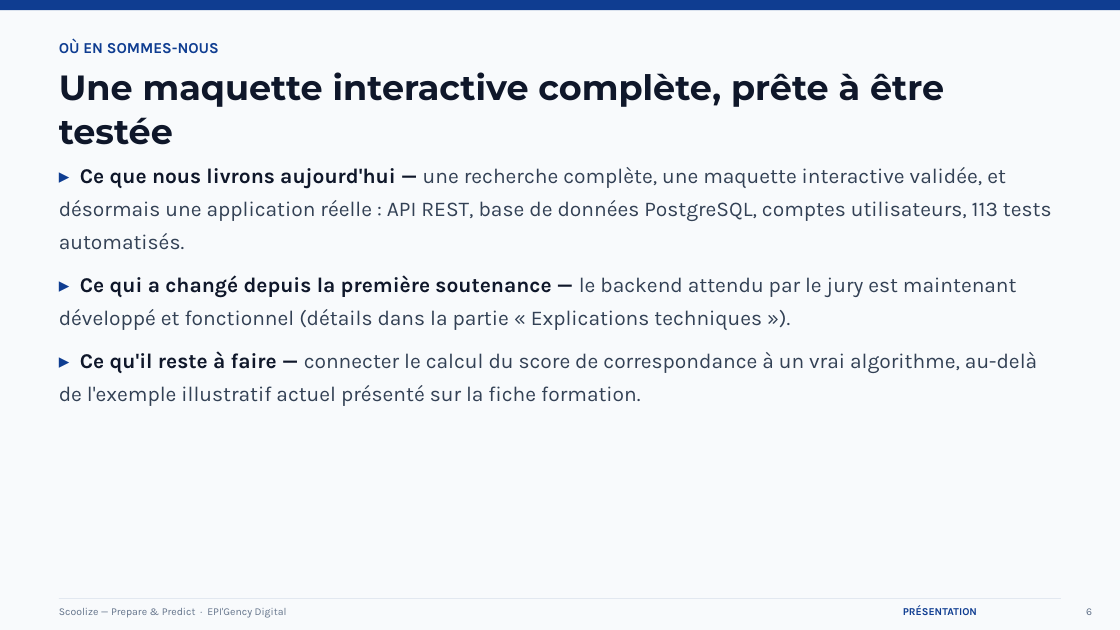
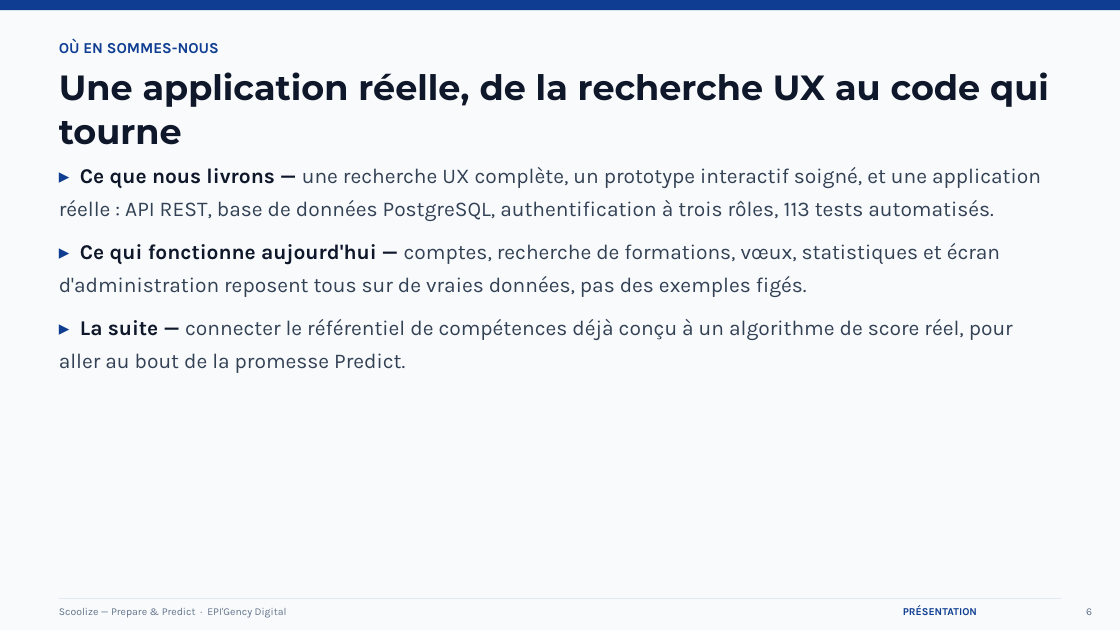
Before and after one commit to Abdallah94212/scoolise-, a slide deck: slide 6 of 08-soutenance/soutenance-scoolize-condensee.pptx. Drawn at 1120x630 pixels with LibreOffice and Linux fonts; fonts in the diff are those of the drawing. Boxes give left, top, right and bottom in pixels: in the first picture for what was removed or moved away, otherwise in the second. Text is boxed around its words. In the diff, an @@ line names an element or a change of style, - is before the commit and + after.

Commit message:
Reformule la slide 6 : ton confiant, sans reference a une soutenance precedente ni a du travail restant

```diff
--- a/08-soutenance/soutenance-scoolize-condensee.pptx
+++ b/08-soutenance/soutenance-scoolize-condensee.pptx
@@ text at [59,72,1049,145]: text changed @@
-Une maquette interactive complète, prête à être testée
+Une application réelle, de la recherche UX au code qui tourne
@@ text at [59,167,1041,373]: text changed @@
-▸ Ce que nous livrons aujourd'hui — une recherche complète, une maquette interactive validée, et désormais une application réelle : API REST, base de données PostgreSQL, comptes utilisateurs, 113 tests automatisés.
-▸ Ce qui a changé depuis la première soutenance — le backend attendu par le jury est maintenant développé et fonctionnel (détails dans la partie « Explications techniques »).
-▸ Ce qu'il reste à faire — connecter le calcul du score de correspondance à un vrai algorithme, au-delà de l'exemple illustratif actuel présenté sur la fiche formation.
+▸ Ce que nous livrons — une recherche UX complète, un prototype interactif soigné, et une application réelle : API REST, base de données PostgreSQL, authentification à trois rôles, 113 tests automatisés.
+▸ Ce qui fonctionne aujourd'hui — comptes, recherche de formations, vœux, statistiques et écran d'administration reposent tous sur de vraies données, pas des exemples figés.
+▸ La suite — connecter le référentiel de compétences déjà conçu à un algorithme de score réel, pour aller au bout de la promesse Predict.
```
